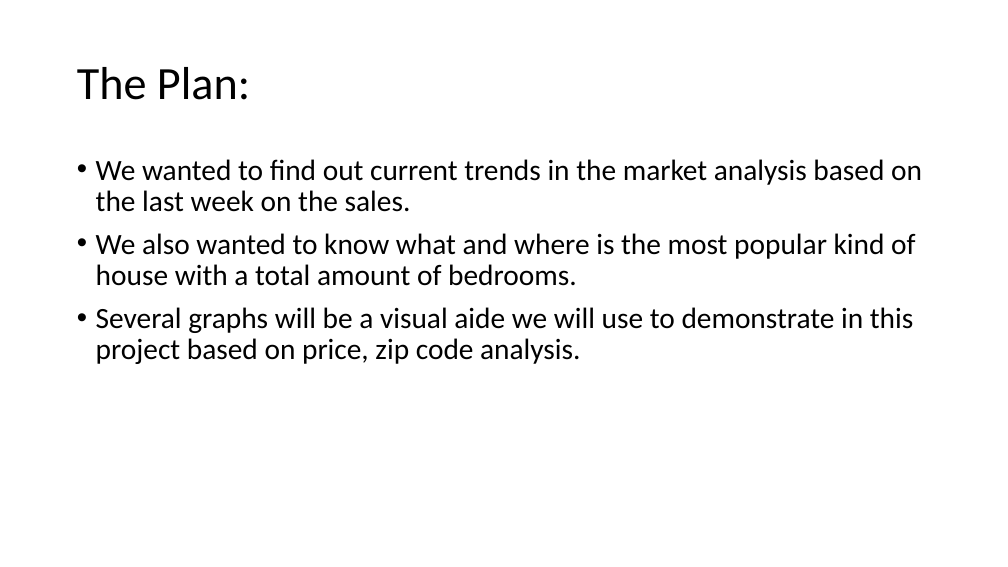
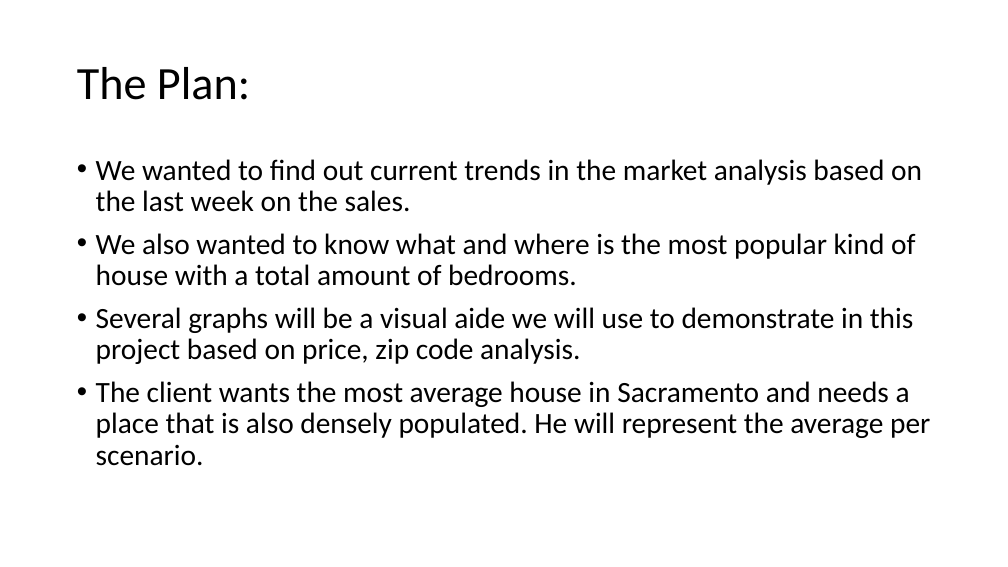
Before and after one commit to scavazos4/Project_One, a slide deck: slide 3 of Sacramento Real Estate.pptx. Drawn at 1008x567 pixels with LibreOffice and Linux fonts; fonts in the diff are those of the drawing; background and template pictures are left out. Boxes give left, top, right and bottom in pixels: in the first picture for what was removed or moved away, otherwise in the second. Text is boxed around its words. In the diff, an @@ line names an element or a change of style, - is before the commit and + after.

```diff
--- a/Sacramento Real Estate.pptx
+++ b/Sacramento Real Estate.pptx
@@ text at box(96, 381, 930, 466): paragraph added @@
+• The client wants the most average house in Sacramento and needs a place that is also densely populated. He will represent the average per scenario.
```
Also in this commit, not shown: 8 other slides changed, 1 slide added.
